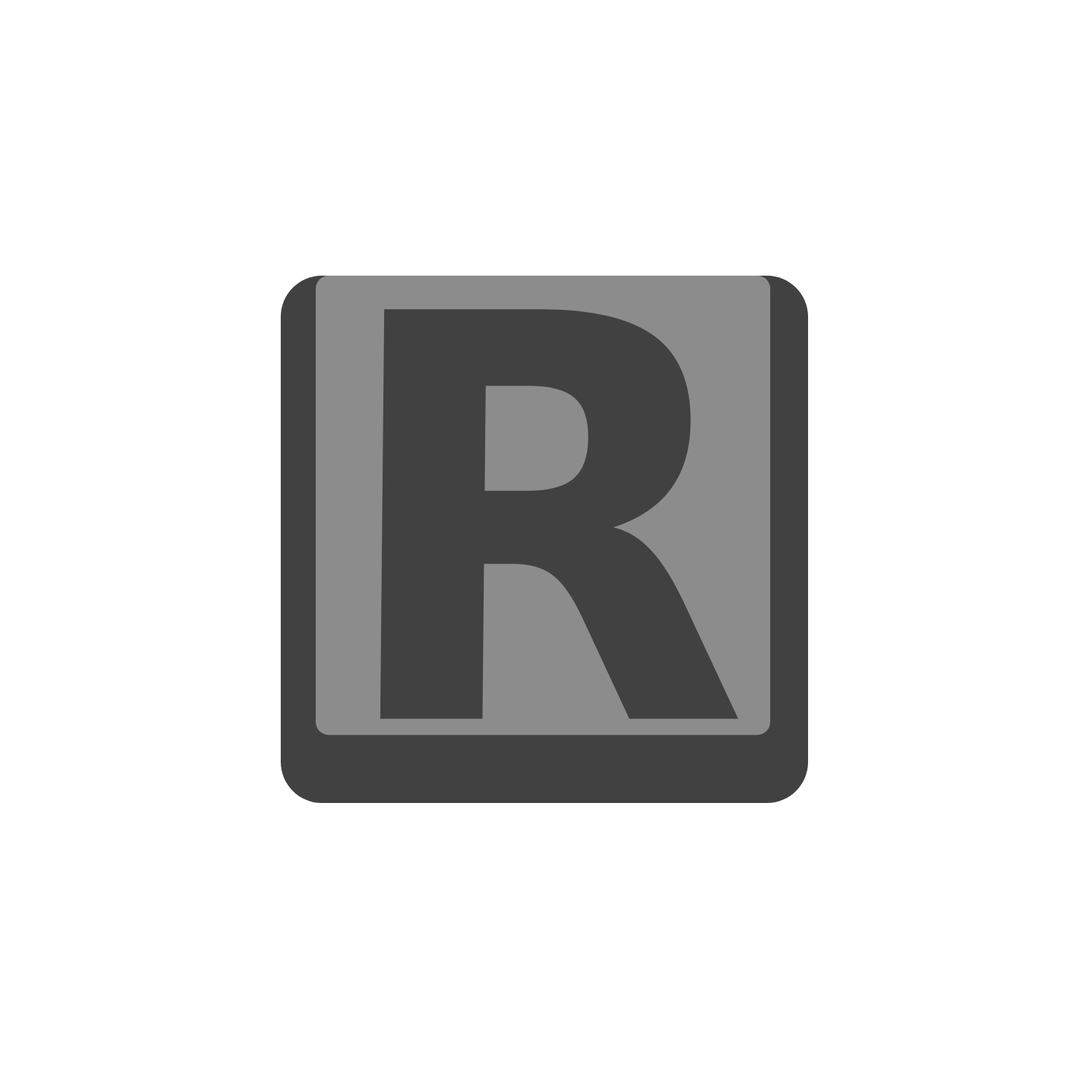
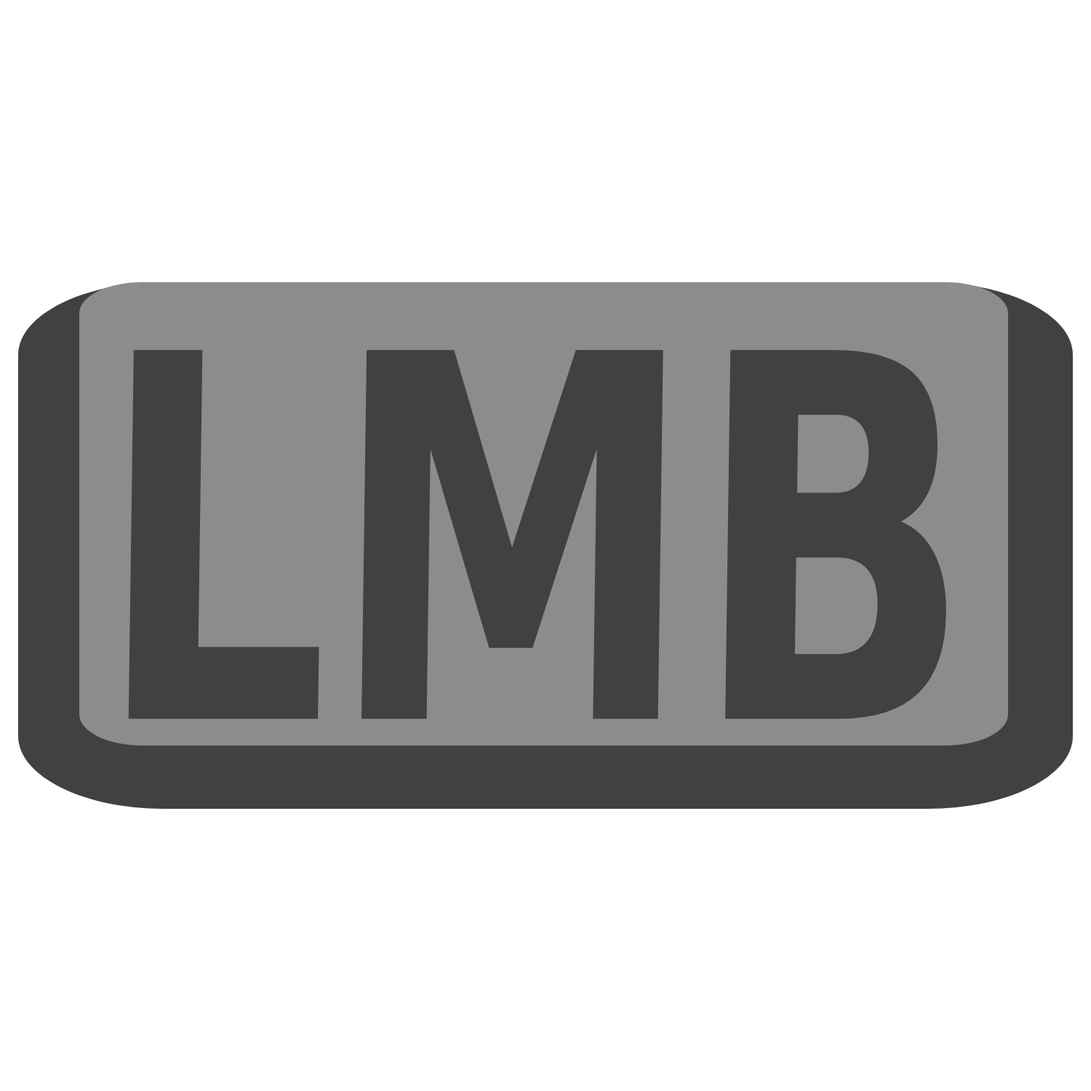
Comparing the layer stacks of the two 1091 × 1091 images. Changes:
added layer "LMB" above "RMB" over [left=128, top=350, right=947, bottom=720]
hid "R" over [left=379, top=309, right=739, bottom=720]
